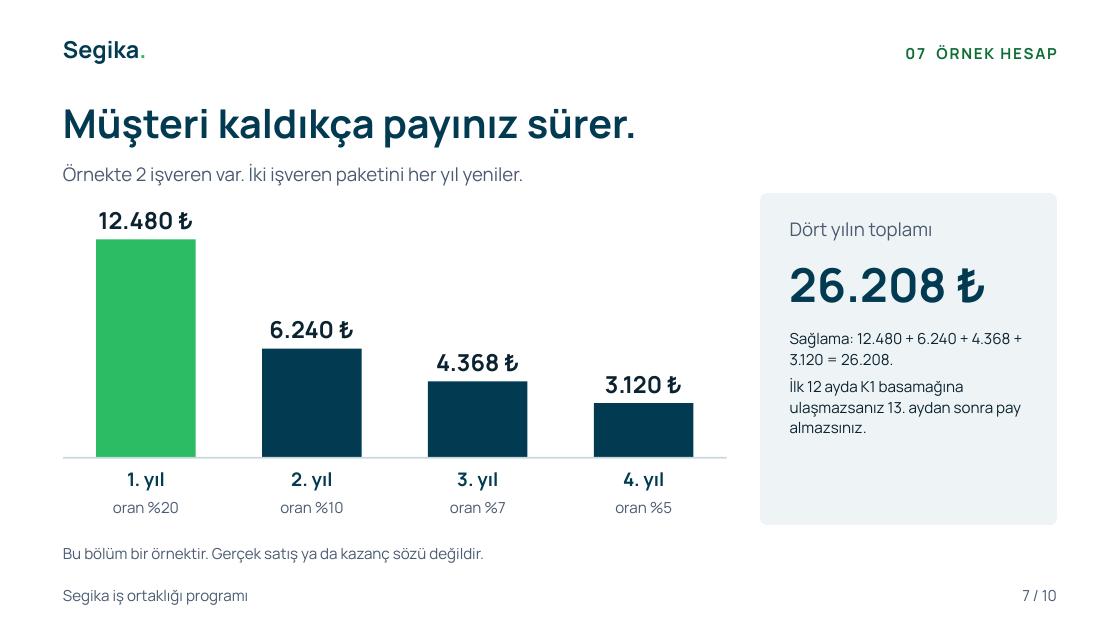
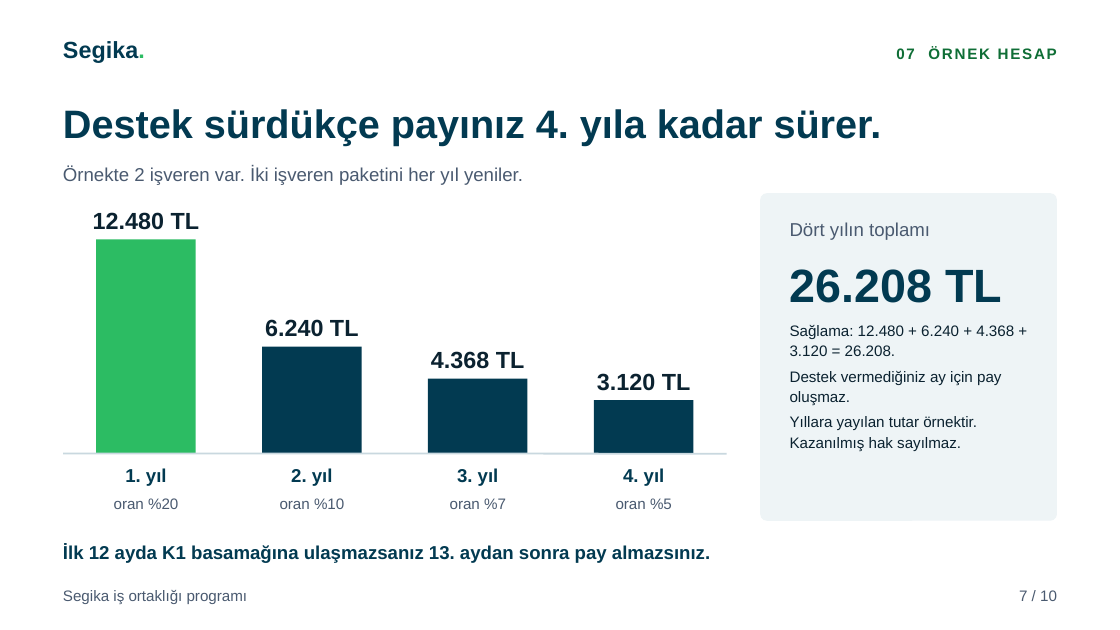
Before and after one commit to karacaismail/19ekim, a slide deck: slide 7 of public/indir/segika/segika-is-ortakligi-sunum.pptx. Drawn at 1120x630 pixels with LibreOffice and Linux fonts; fonts in the diff are those of the drawing. Boxes give left, top, right and bottom in pixels: in the first picture for what was removed or moved away, otherwise in the second. Text is boxed around its words. In the diff, an @@ line names an element or a change of style, - is before the commit and + after.

Commit message:
Segika setini bağımsız incelemeye göre düzelt
Logo adı kaldırıldı. Sonraki yılların payı için destek koşulu yazıldı.
Eşik ve oranların bugünkü plan olduğu gövde boyunda yazıldı. Mali müşavirin nakitsiz yolu hukuk görüşü bekliyor.
PPTX yazı tipi Arial oldu. PDF'te Outfit sabit dosyayla gömülür ve metin aranabilir. Tutarlar TL ile yazılır.
Görsel sunuma ve PPTX'e öteki üç yol sayfası eklendi. Önizlemeler PDF'in kendisinden çizilir.

```diff
--- a/public/indir/segika/segika-is-ortakligi-sunum.pptx
+++ b/public/indir/segika/segika-is-ortakligi-sunum.pptx
@@ text at [63,109,882,146]: text changed; font Manrope to Arial @@
-Müşteri kaldıkça payınız sürer.
+Destek sürdükçe payınız 4. yıla kadar sürer.
@@ rounded rectangle: place and size @@
-rounded rectangle at [760,193,1057,525]
+rounded rectangle at [760,193,1057,521]
@@ text at [93,212,200,230]: text changed; font Manrope to Arial @@
-12.480 ₺
+12.480 TL
@@ rectangle: place and size @@
-rectangle at [97,239,197,458]
+rectangle at [97,239,197,454]
@@ text at [790,269,1002,303]: text changed; font Manrope to Arial @@
-26.208 ₺
+26.208 TL
@@ text at [265,319,359,337]: text changed; font Manrope to Arial @@
-6.240 ₺
+6.240 TL
@@ text at [790,325,1014,356]: font Manrope to Arial in "Sağlama: 12.480 + 6.240 + 4.368 + ..."; line spacing 1.12 to 1.1; less space between paragraphs @@
@@ text "Sağlama: 12.480 + 6.240 + ...": place and size @@
-text "Sağlama: 12.480 + 6.240 + ..." at [790,333,1021,434]
+text "Sağlama: 12.480 + 6.240 + ..." at [790,325,1014,451]
@@ 2 rectangles, 1 line: place and size @@
-2 rectangles, 1 line at [63,349,727,458]
+2 rectangles, 1 line at [63,346,727,454]
@@ text at [431,351,525,369]: text changed; font Manrope to Arial @@
-4.368 ₺
+4.368 TL
@@ rectangle: place and size @@
-rectangle at [428,381,528,458]
+rectangle at [428,379,528,454]
@@ text at [597,373,691,391]: text changed; font Manrope to Arial @@
-3.120 ₺
+3.120 TL
@@ text at [790,371,1001,451]: text changed; font Manrope to Arial @@
-İlk 12 ayda K1 basamağına ulaşmazsanız 13. aydan sonra pay almazsınız.
+Destek vermediğiniz ay için pay oluşmaz.
+Yıllara yayılan tutar örnektir. Kazanılmış hak sayılmaz.
@@ font Manrope to Arial in 14 elements at [63,41,145,63], [896,47,1057,59], [63,167,523,185], [790,222,930,240], [63,590,248,604], [1019,590,1057,601], [125,468,167,486], [114,498,178,509], [291,468,333,486], [280,498,344,509], [457,468,499,486], [450,498,506,509], [623,468,665,486], [616,498,672,509] @@
@@ text at [63,545,710,563]: text changed; size 13 to 16 pt; font Manrope to Arial; text colour #4A5A70 to #023A51; bold on @@
-Bu bölüm bir örnektir. Gerçek satış ya da kazanç sözü değildir.
+İlk 12 ayda K1 basamağına ulaşmazsanız 13. aydan sonra pay almazsınız.
```
Also in this commit, not shown: 8 other slides changed, 1 slide added, 1 slide removed, 58 other files.
